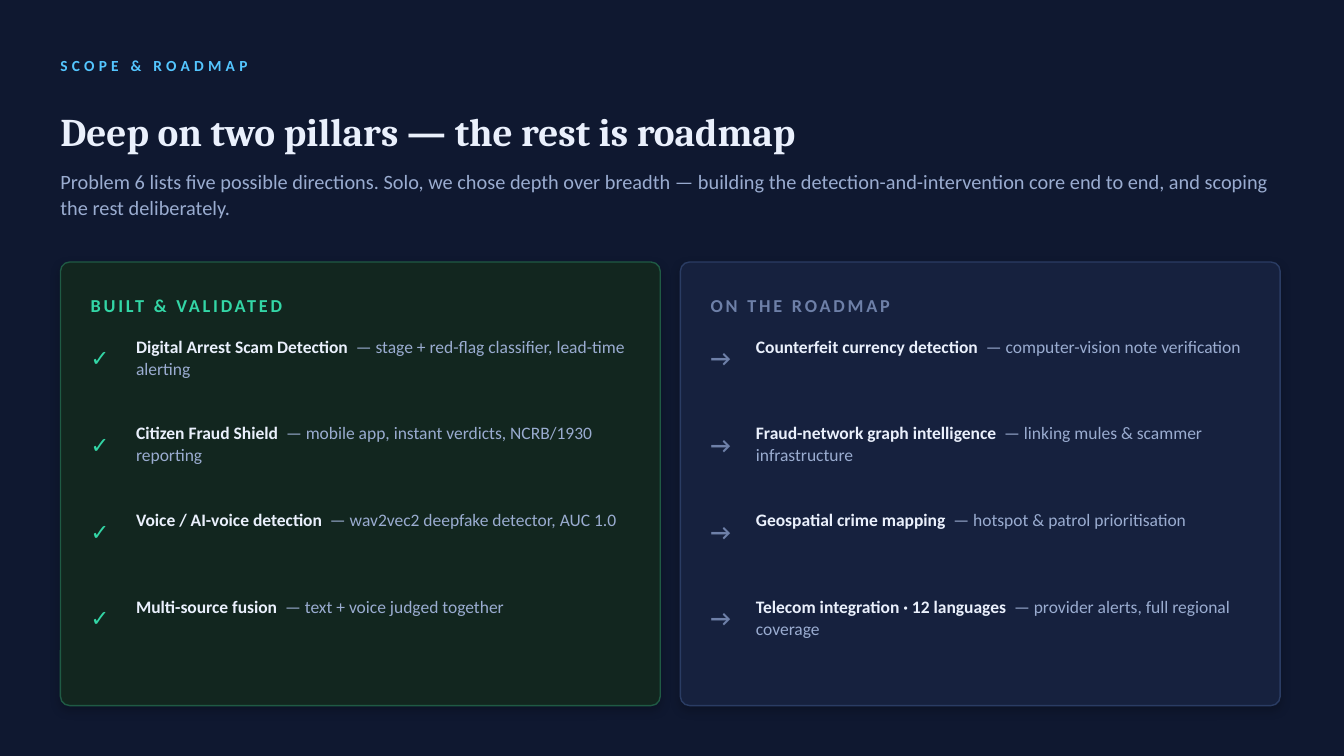
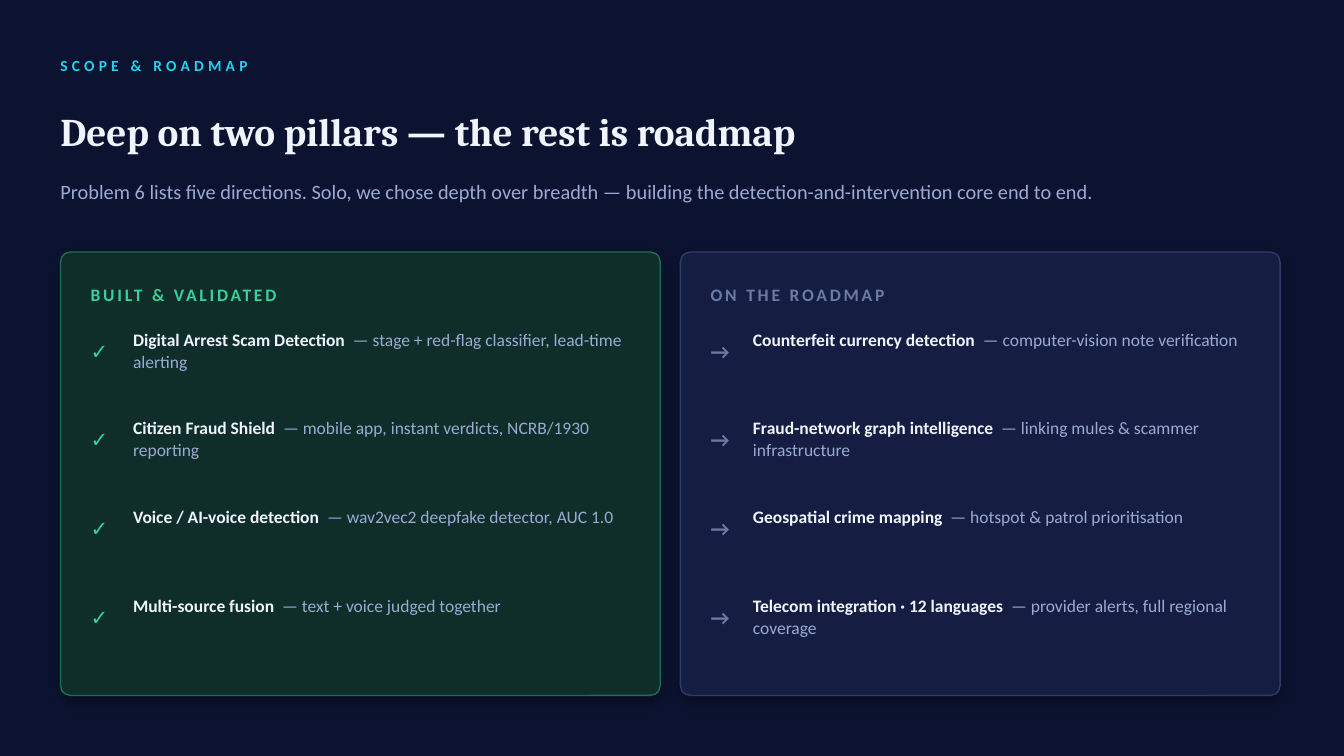
Before and after one commit to chhaya-22/fraudshield, a slide deck: slide 10 of docs/FraudShield_Deck.pptx. Drawn at 1344x756 pixels with LibreOffice and Linux fonts; fonts in the diff are those of the drawing. Boxes give left, top, right and bottom in pixels: in the first picture for what was removed or moved away, otherwise in the second. Text is boxed around its words. In the diff, an @@ line names an element or a change of style, - is before the commit and + after.

```diff
--- a/docs/FraudShield_Deck.pptx
+++ b/docs/FraudShield_Deck.pptx
@@ background #0F1830 to #0C1330 @@
@@ text "SCOPE & ROADMAP" at (x1=60, y1=61, x2=247, y2=71): text colour #54C6FF to #22D3EE @@
@@ text "Deep on two pillars — ..." at (x1=60, y1=118, x2=796, y2=155): text colour #EAF0FC to #F0F4FF @@
@@ text "Problem 6 lists five directions. ..." at (x1=60, y1=185, x2=1093, y2=203): vertical alignment top to middle @@
@@ text at (x1=60, y1=185, x2=1093, y2=203): text changed; text colour #9AACD0 to #9BAAD4 @@
-Problem 6 lists five possible directions. Solo, we chose depth over breadth — building the detection-and-intervention core end to end, and scoping the rest deliberately.
+Problem 6 lists five directions. Solo, we chose depth over breadth — building the detection-and-intervention core end to end.
@@ rounded rectangle at (x1=60, y1=252, x2=660, y2=696): fill #12261F to #0F2E2A; outline #1F5A44 1 pt to #1F6B54 1 pt; shadow changed; proportions changed @@
@@ 2 texts, 2 rounded rectangles moved together from (x1=60, y1=262, x2=1280, y2=706) to (x1=60, y1=252, x2=1280, y2=696) @@
@@ rounded rectangle at (x1=681, y1=252, x2=1280, y2=696): fill #16213E to #151E42; outline #2A3C63 1 pt to #2E3A6B 1 pt; shadow changed; proportions changed @@
@@ text "BUILT & VALIDATED" at (x1=91, y1=277, x2=635, y2=313): size 13 to 12.5 pt, text colour #33D6A6 to #34D399 @@
@@ text "ON THE ROADMAP" at (x1=711, y1=289, x2=885, y2=301): size 13 to 12.5 pt, text colour #6E80A8 to #6B7BA8 @@
@@ text "Digital Arrest Scam Detection — ..." moved from (x1=136, y1=340, x2=625, y2=378) to (x1=133, y1=333, x2=622, y2=371) @@
@@ text "Digital Arrest Scam Detection — ..." at (x1=133, y1=333, x2=622, y2=371): text colour #EAF0FC to #F0F4FF in "Digital Arrest Scam Detection"; text colour #9AACD0 to #9BAAD4 in "— stage + red-flag classifier, lead-time alerting" @@
@@ text "Counterfeit currency detection — computer-vision ..." moved from (x1=756, y1=340, x2=1240, y2=356) to (x1=753, y1=333, x2=1237, y2=349) @@
@@ text "Counterfeit currency detection — computer-vision ..." at (x1=753, y1=333, x2=1237, y2=349): text colour #EAF0FC to #F0F4FF in "Counterfeit currency detection"; text colour #9AACD0 to #9BAAD4 in "— computer-vision note verification" @@
@@ size 16 to 15 pt, text colour #33D6A6 to #34D399 in 3 elements at (x1=91, y1=508, x2=131, y2=548), (x1=91, y1=419, x2=131, y2=460), (x1=91, y1=331, x2=131, y2=371) @@
@@ text "✓" moved from (x1=91, y1=338, x2=131, y2=378) to (x1=91, y1=331, x2=131, y2=371) @@
@@ size 16 to 15 pt, text colour #6E80A8 to #6B7BA8 in 4 elements at (x1=711, y1=597, x2=751, y2=637), (x1=711, y1=508, x2=751, y2=548), (x1=711, y1=419, x2=751, y2=460), (x1=711, y1=331, x2=751, y2=371) @@
@@ text "→" moved from (x1=711, y1=338, x2=751, y2=378) to (x1=711, y1=331, x2=751, y2=371) @@
@@ text "Citizen Fraud Shield — mobile ..." at (x1=133, y1=421, x2=589, y2=459): text colour #EAF0FC to #F0F4FF in "Citizen Fraud Shield"; text colour #9AACD0 to #9BAAD4 in "— mobile app, instant verdicts, NCRB/1930 reporting" @@
@@ text "Fraud-network graph intelligence — linking ..." at (x1=753, y1=421, x2=1199, y2=456): text colour #EAF0FC to #F0F4FF in "Fraud-network graph intelligence"; text colour #9AACD0 to #9BAAD4 in "— linking mules & scammer infrastructure" @@
@@ text "Voice / AI-voice detection — ..." at (x1=133, y1=510, x2=613, y2=526): text colour #EAF0FC to #F0F4FF in "Voice / AI-voice detection"; text colour #9AACD0 to #9BAAD4 in "— wav2vec2 deepfake detector, AUC 1.0" @@
@@ text "Geospatial crime mapping — hotspot ..." at (x1=753, y1=510, x2=1182, y2=526): text colour #EAF0FC to #F0F4FF in "Geospatial crime mapping"; text colour #9AACD0 to #9BAAD4 in "— hotspot & patrol prioritisation" @@
@@ text "Multi-source fusion — text + ..." at (x1=133, y1=599, x2=500, y2=615): text colour #EAF0FC to #F0F4FF in "Multi-source fusion"; text colour #9AACD0 to #9BAAD4 in "— text + voice judged together" @@
@@ text "Telecom integration · 12 languages ..." at (x1=753, y1=599, x2=1227, y2=637): text colour #EAF0FC to #F0F4FF in "Telecom integration · 12 languages"; text colour #9AACD0 to #9BAAD4 in "— provider alerts, full regional coverage" @@
```
Also in this commit, not shown: 9 other slides changed, 2 slides added, 2 slides removed.
